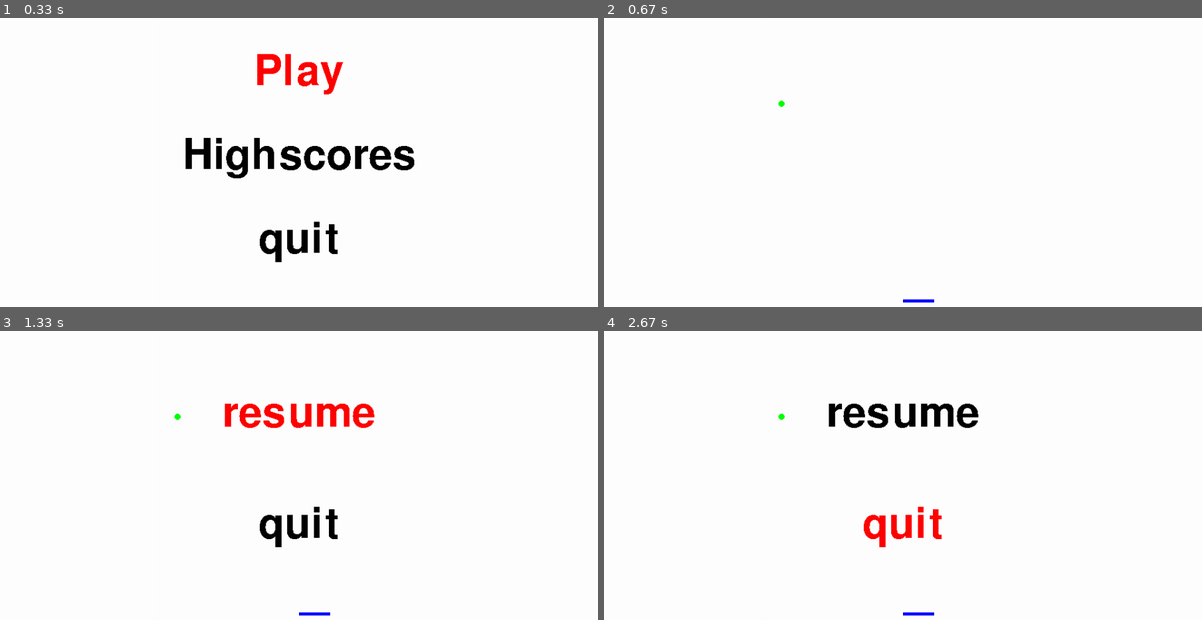
Above: before the commit, frames 1-4 (two rows, left to right).
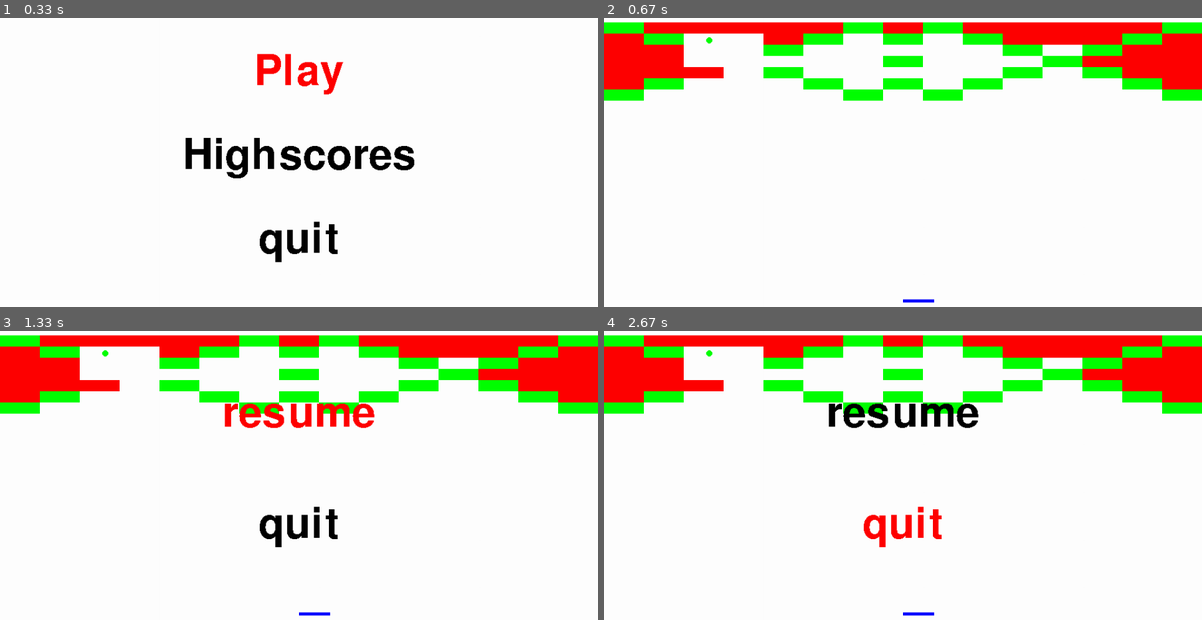
Above: after the commit, the same moments.

Repository: Arcthuruss/breakout
Game: pygame game, started from casse-brique.py
The game is run twice, just before and just after one commit, with the same random seed, the same clock (stepped at 60 frames per second) and the same inputs.
Inputs:
- Up to frame 1 (0.33 s): no input
- Up to frame 2 (0.67 s): tap Enter at 0.33 s
- Up to frame 3 (1.33 s): hold Esc 0.67-1.13 s; hold Up 0.67-1.13 s; hold Up from 1.22 s (still down)
- Up to frame 4 (2.67 s): release Up at 1.68 s; hold Down 2.12-2.42 s; hold Up from 2.45 s (still down)

Frame 1 is identical in both runs. In frame 2, 16% of the frame differs, in the area x 0-100%, y 1-31%; in frame 3, 15%; in frame 4, 15%.

Commit message:
THE read_pattern, THE read_pattern IS REAL

Diff:
--- a/casse-brique.py
+++ b/casse-brique.py
@@ -4,6 +4,7 @@
 import difficulty
 from random import choice, randint
 from time import sleep
+from pattern_handler import *
 import menu
 
 caption = "Casse-Brique : " + splash_text + " | " + difficulty.difficulty
@@ -22,7 +23,7 @@
 balle=Balle(200,100)
 raquette=Raquette(largeur_fenetre//2,hauteur_fenetre-40)
 
-briques = []#Brique(150,50,10,5,1),Brique(110,10,5,10,2),Brique(170,10,10,10,3),Brique(125,25,30,5,4)]
+briques = read_pattern(2,'Hard')
 
 #shut the fuck up
 if music=="Bury_the_light":
@@ -46,7 +47,7 @@
 	if pygame.key.get_pressed()[pygame.K_ESCAPE]:
 		menu.pause(fenetre)
 
-text = font.render('RIP BOZO', False, BLACK)
+text = font.render('RIP BOZO', False, BLACK, WHITE)
 fenetre.blit(text, (69, 69))
 asset = pygame.image.load("textures/chair.jpeg")
 fenetre.blit(asset, (100, 200))
--- a/classes.py
+++ b/classes.py
@@ -60,7 +60,7 @@
 						else :
 							self.bonk_x()
 
-					brick.disabled=True
+					brick.hit()
 
 
 class Raquette:
@@ -133,3 +133,10 @@
 		self.hauteur = hauteur
 		self.lives = lives
 		self.disabled = False
+		if lives == 0 :
+			self.disabled = True
+
+	def hit(self) :
+			self.lives -= 1
+			if self.lives == 0 :
+				self.disabled = True
--- /dev/null
+++ b/pattern_handler.py
@@ -0,0 +1,14 @@
+from classes import Brique
+
+ #  THE read_pattern, THE read_pattern IS REAL
+def read_pattern(number,difficulty) :
+    with open(f"patterns/{difficulty}/pattern_{number}.txt",'r') as f :
+        data = f.read()
+    data = data.split('\n')[1:]
+    delimiter = data.index('')
+    symbols_list, pattern = [ligne.split(' - ') for ligne in data[:delimiter]], data[delimiter+1:]
+    symbols_list = dict([(i[0],eval(i[1])) for i in symbols_list])
+
+    level = [[Brique(j*symbols_list[symbol][0],i*symbols_list[symbol][1]+54,symbols_list[symbol][0],symbols_list[symbol][1],symbols_list[symbol][2]) for j,symbol in enumerate(ligne)] for i,ligne in enumerate(pattern)]
+
+    return level
